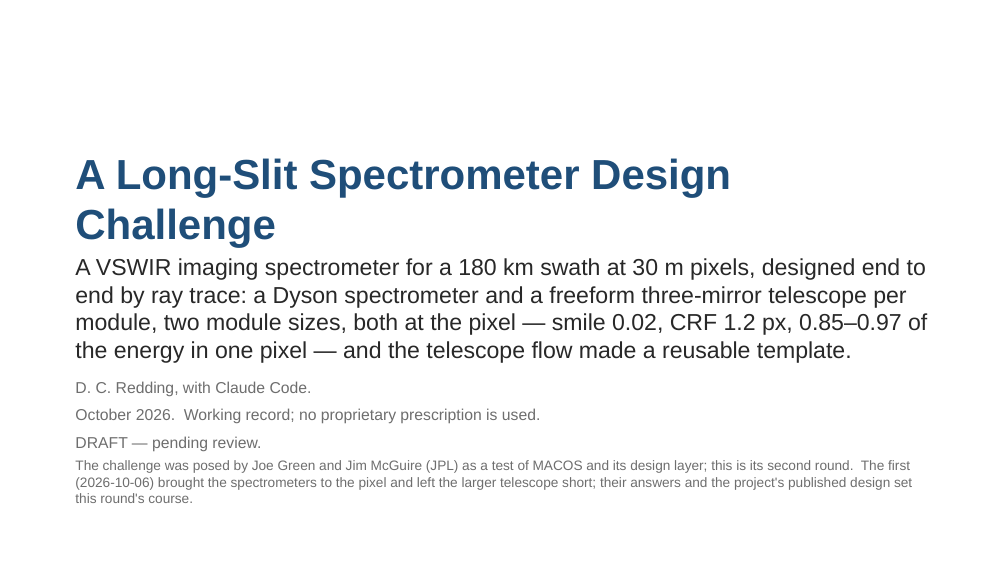
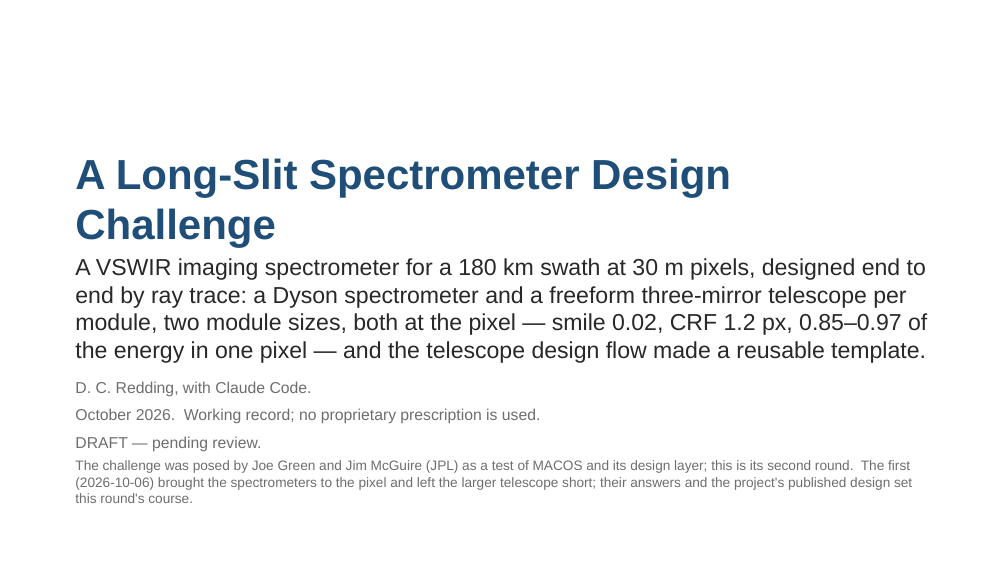
Before and after one commit to nasa-jpl/macos, a slide deck: slide 1 of demo_session/deck_dyson_3k.pptx. Drawn at 1008x567 pixels with LibreOffice and Linux fonts; fonts in the diff are those of the drawing. Boxes give left, top, right and bottom in pixels: in the first picture for what was removed or moved away, otherwise in the second. Text is boxed around its words. In the diff, an @@ line names an element or a change of style, - is before the commit and + after.

```diff
--- a/demo_session/deck_dyson_3k.pptx
+++ b/demo_session/deck_dyson_3k.pptx
@@ text at (75,258,927,363): text changed @@
-A VSWIR imaging spectrometer for a 180 km swath at 30 m pixels, designed end to end by ray trace: a Dyson spectrometer and a freeform three-mirror telescope per module, two module sizes, both at the pixel — smile 0.02, CRF 1.2 px, 0.85–0.97 of the energy in one pixel — and the telescope flow made a reusable template.
+A VSWIR imaging spectrometer for a 180 km swath at 30 m pixels, designed end to end by ray trace: a Dyson spectrometer and a freeform three-mirror telescope per module, two module sizes, both at the pixel — smile 0.02, CRF 1.2 px, 0.85–0.97 of the energy in one pixel — and the telescope design flow made a reusable template.
```
Also in this commit, not shown: 6 other slides changed, 1 other file.
